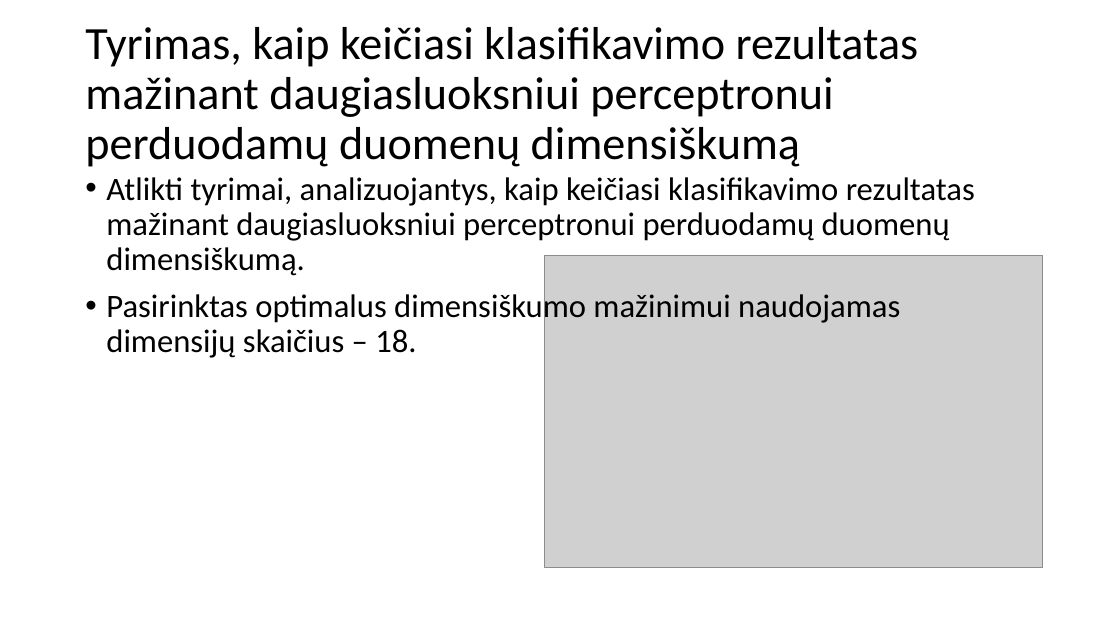
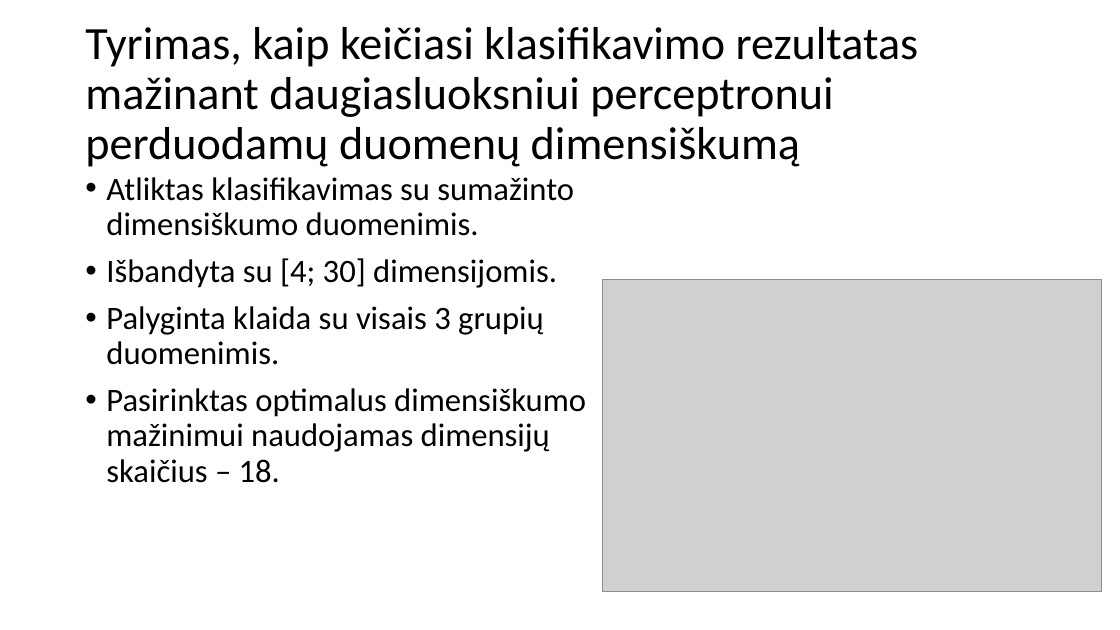
Before and after one commit to donce/bakalauras, a slide deck: slide 8 of pristatymas.pptx. Drawn at 1120x630 pixels with LibreOffice and Linux fonts; fonts in the diff are those of the drawing; grey boxes stand for pictures. Boxes give left, top, right and bottom in pixels: in the first picture for what was removed or moved away, otherwise in the second. Text is boxed around its words. In the diff, an @@ line names an element or a change of style, - is before the commit and + after.

```diff
--- a/pristatymas.pptx
+++ b/pristatymas.pptx
@@ text at (x1=106, y1=177, x2=574, y2=365): text changed @@
-• Atlikti tyrimai, analizuojantys, kaip keičiasi klasifikavimo rezultatas mažinant daugiasluoksniui perceptronui perduodamų duomenų dimensiškumą.
+• Atliktas klasifikavimas su sumažinto dimensiškumo duomenimis.
+• Išbandyta su [4; 30] dimensijomis.
+• Palyginta klaida su visais 3 grupių duomenimis.
@@ picture moved from (x1=544, y1=256, x2=1044, y2=568) to (x1=603, y1=280, x2=1102, y2=592) @@
```
Also in this commit, not shown: 8 other slides changed.
